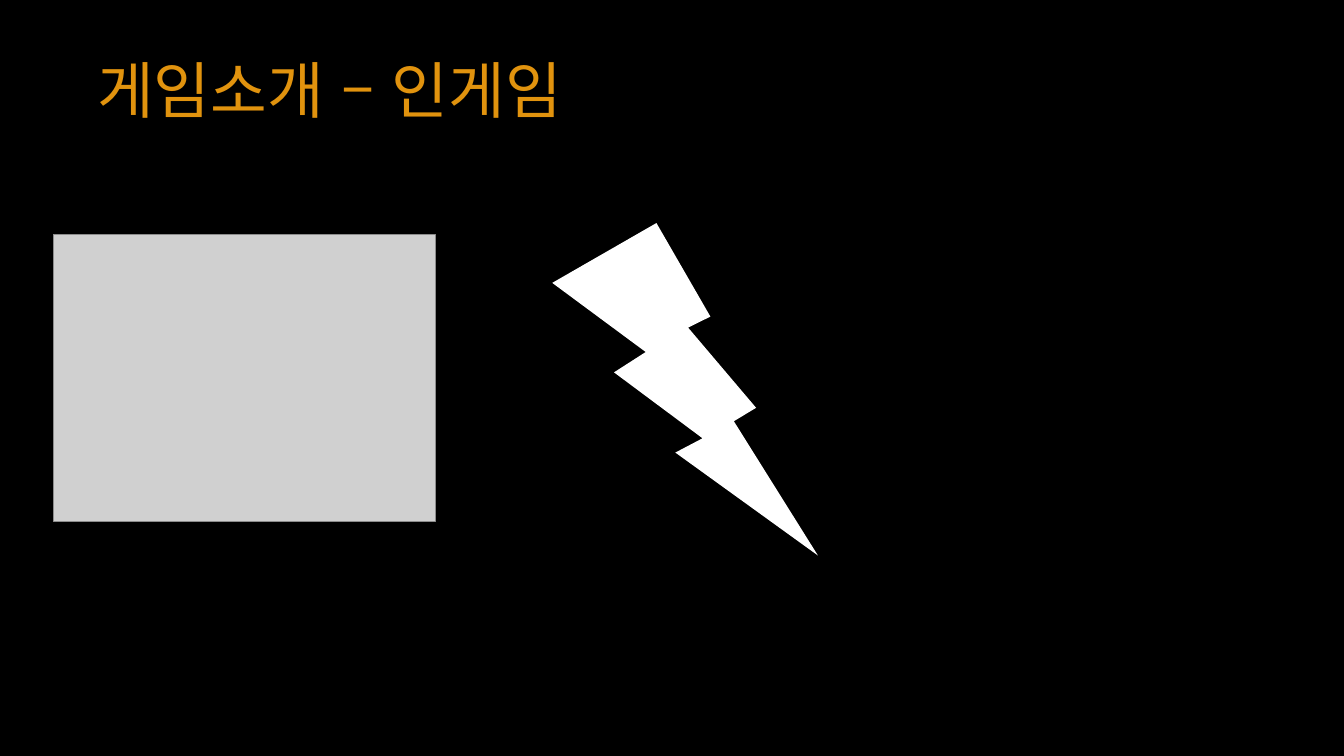
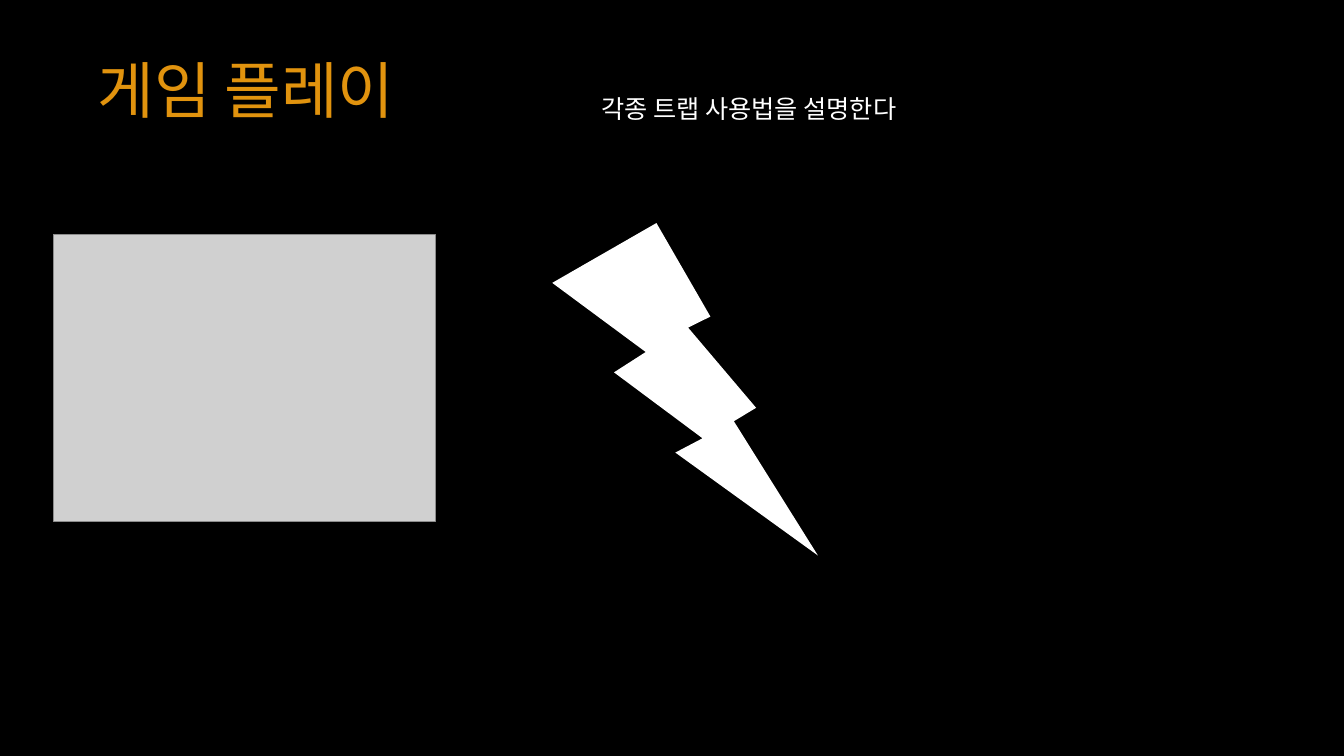
Before and after one commit to YKTeam/Room503, a slide deck: slide 12 of Document/Escape Cube(가제) ppt.pptx (slide 11 before the commit). Drawn at 1344x756 pixels with LibreOffice and Linux fonts; fonts in the diff are those of the drawing; grey boxes stand for pictures. Boxes give left, top, right and bottom in pixels: in the first picture for what was removed or moved away, otherwise in the second. Text is boxed around its words. In the diff, an @@ line names an element or a change of style, - is before the commit and + after.

```diff
--- a/Document/Escape Cube(가제) ppt.pptx
+++ b/Document/Escape Cube(가제) ppt.pptx
@@ text at [97, 62, 395, 118]: text changed; font Quicksand to Noto Sans CJK KR @@
-게임소개 – 인게임
+게임 플레이
@@ text added at [601, 97, 897, 120], 18 pt, text #FFFFFF @@
+각종 트랩 사용법을 설명한다
```
Also in this commit, not shown: 7 other slides changed, 2 slides added, 2 slides removed.
